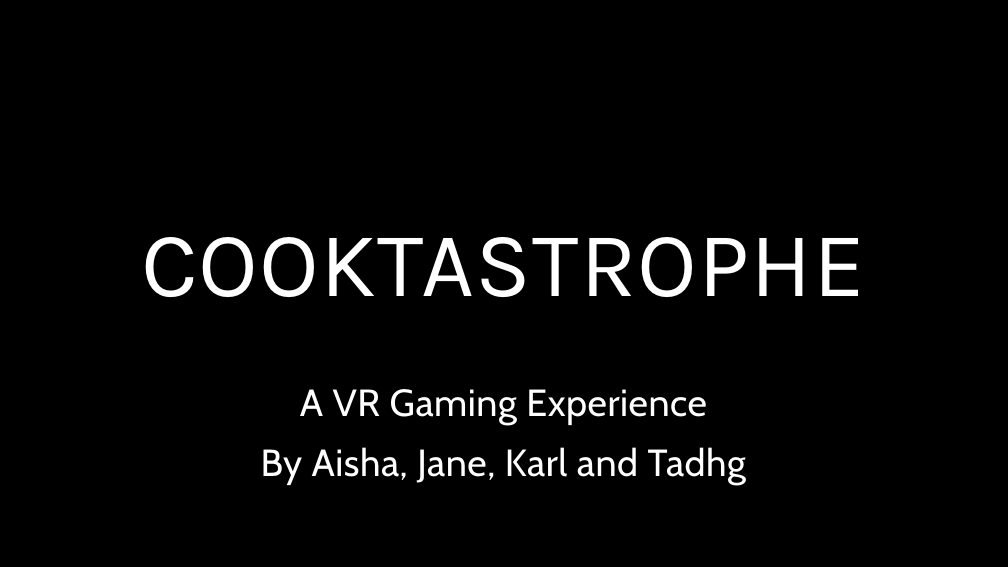
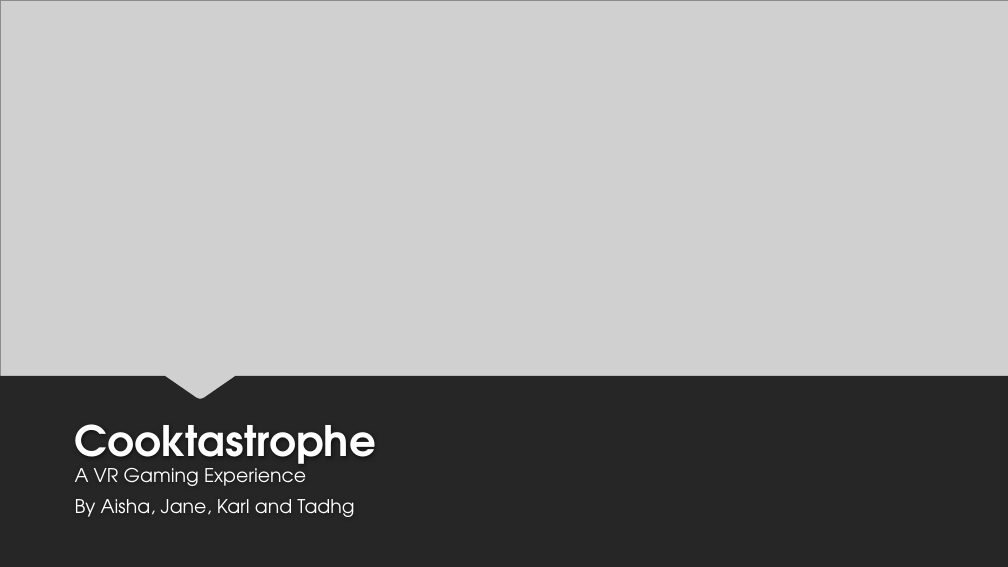
Before and after one commit to TomatechGames/Cooktastrophe, a slide deck: slide 1 of External/Documentation/Mid-pointPres.pptx. Drawn at 1008x567 pixels with LibreOffice and Linux fonts; fonts in the diff are those of the drawing; grey boxes stand for pictures; background and template pictures are left out. Boxes give left, top, right and bottom in pixels: in the first picture for what was removed or moved away, otherwise in the second. Text is boxed around its words. In the diff, an @@ line names an element or a change of style, - is before the commit and + after.

```diff
--- a/External/Documentation/Mid-pointPres.pptx
+++ b/External/Documentation/Mid-pointPres.pptx
@@ background picture (left out) to #212121 @@
@@ rectangle removed at [0,0,1008,567] @@
@@ picture added at [0,0,1008,404] @@
@@ rectangle removed at [0,348,1008,567] @@
@@ freeform shape added at [0,376,1008,567], fill #262626 @@
@@ title at [75,424,376,474]: text changed; size 88 to 40 pt; font Karla to TeX Gyre Adventor; text colour #FFFFFF to #FEFEFE; bold on @@
-COOKTASTROPHE
+Cooktastrophe
@@ subtitle "A VR Gaming Experience": place and size @@
-subtitle "A VR Gaming Experience" at [261,389,746,485]
+subtitle "A VR Gaming Experience" at [75,463,354,517]
@@ subtitle "A VR Gaming Experience" at [75,463,354,517]: size 36 to 18 pt, font Cabin to TeX Gyre Adventor, letter spacing 0.5 to 0 pt; alignment centre to left; line spacing 1.01 to 0.9; less space between paragraphs @@
```
Also in this commit, not shown: 5 other slides changed, 2 slides added, 1 slide removed, 2 other files.
